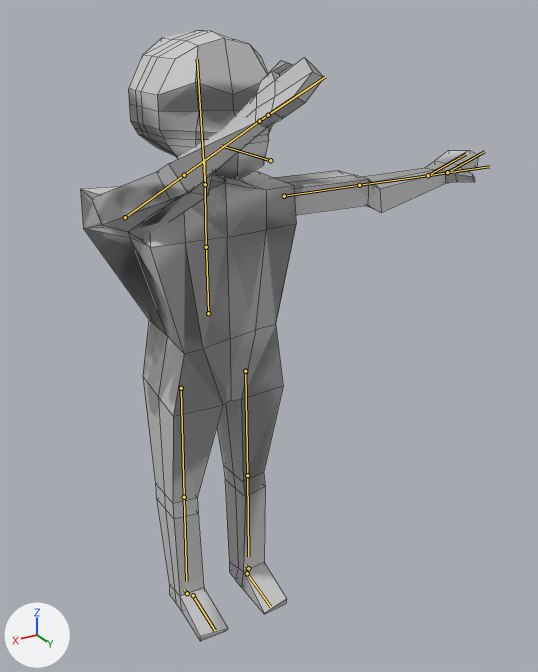
The FBX model dev/models/bones.fbx, before and after one commit.
One viewpoint serves both versions: a camera (50 mm lens) standing at (4.52, 9.05, 0.74) and looking at (-0.61, 0.49, -3.54). The axes (+X, +Y, +Z) are drawn at lower left. The lights are the same throughout. The first picture is the older version. Both versions are drawn at frame 155 of the action 'Armature|ArmatureAction'; the numbers are the values there. The bones that change, and the others that lie on the model, are drawn over the model as lines. Mesh edges are drawn as thin lines.
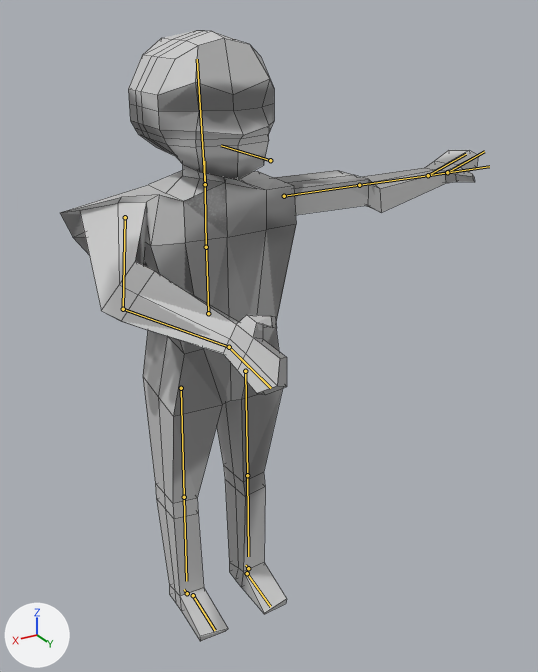
The change, as a list of edits to the scene's bpy script:
```text
Change bone_arm1_r:
    where bone_arm1_r = bpy.data.objects['Armature'].pose.bones['arm1_r']  # child of 'spine2'
    bone_arm1_r.rotation_quaternion: (0.554, 0.324, 0.096, 0.761) -> (0.765, -0.255, -0.202, 0.556)  # degrees (33, -23, 101) -> degrees (-38, -2, 73)
Change bone_arm2_r:
    where bone_arm2_r = bpy.data.objects['Armature'].pose.bones['arm2_r']  # child of 'arm1_r'
    bone_arm2_r.rotation_quaternion: (0.992, -0.006, 0.0, -0.126) -> (0.907, 0.02, 0.0, 0.421)  # degrees (-1, 0, -15) -> degrees (2, -1, 50)
Change bone_hand_r:
    where bone_hand_r = bpy.data.objects['Armature'].pose.bones['hand_r']
    bone_hand_r.location: (-2.26, -3.41, 1.47) -> (-1.95, -3.18, -1.12)
    bone_hand_r.rotation_quaternion: (0.307, -0.4, 0.543, 0.672) -> (0.576, -0.525, 0.344, 0.524)  # degrees (-101, 120, 3) -> degrees (-49, 71, 48)
```

What differs and where, as boxes (x1, y1, x2, y2) in the pictures (538 x 672 px):
'Cube', posed: before (80, 30, 478, 641); after (60, 30, 478, 641)
bone 'arm1_r', root to tip: before (125, 217) to (184, 175); after (125, 217) to (123, 309)
bone 'arm2_r', root to tip: before (184, 175) to (259, 121); after (123, 309) to (229, 347)
bone 'hand_r', root to tip: before (259, 121) to (315, 83); after (229, 347) to (270, 388)
